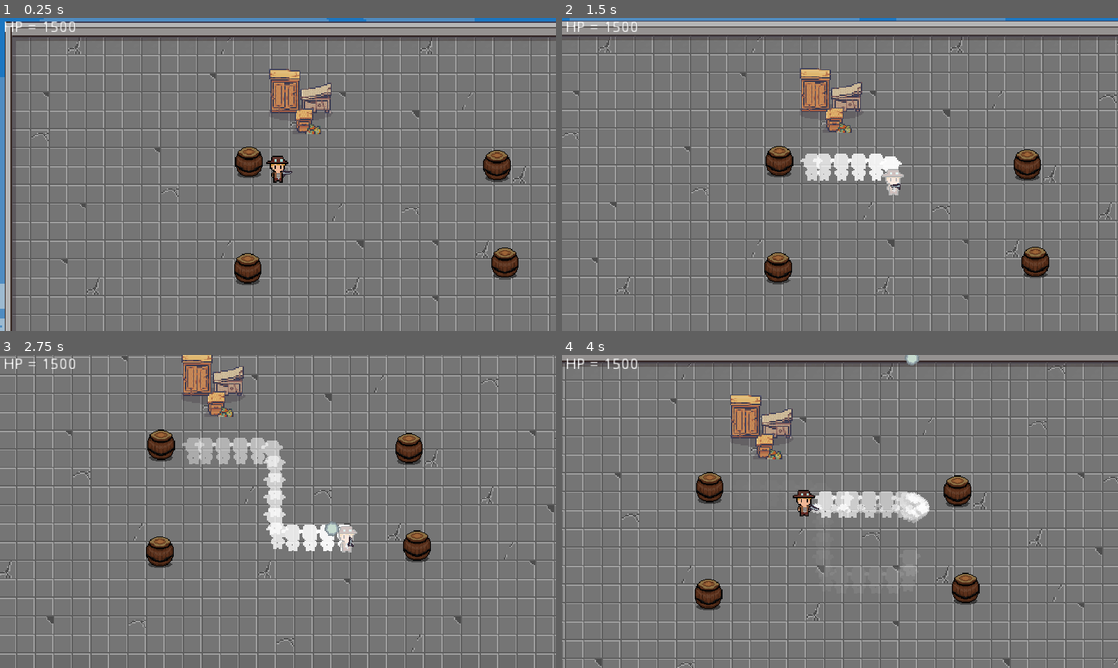
Above: before the commit, frames 1-4 (two rows, left to right).
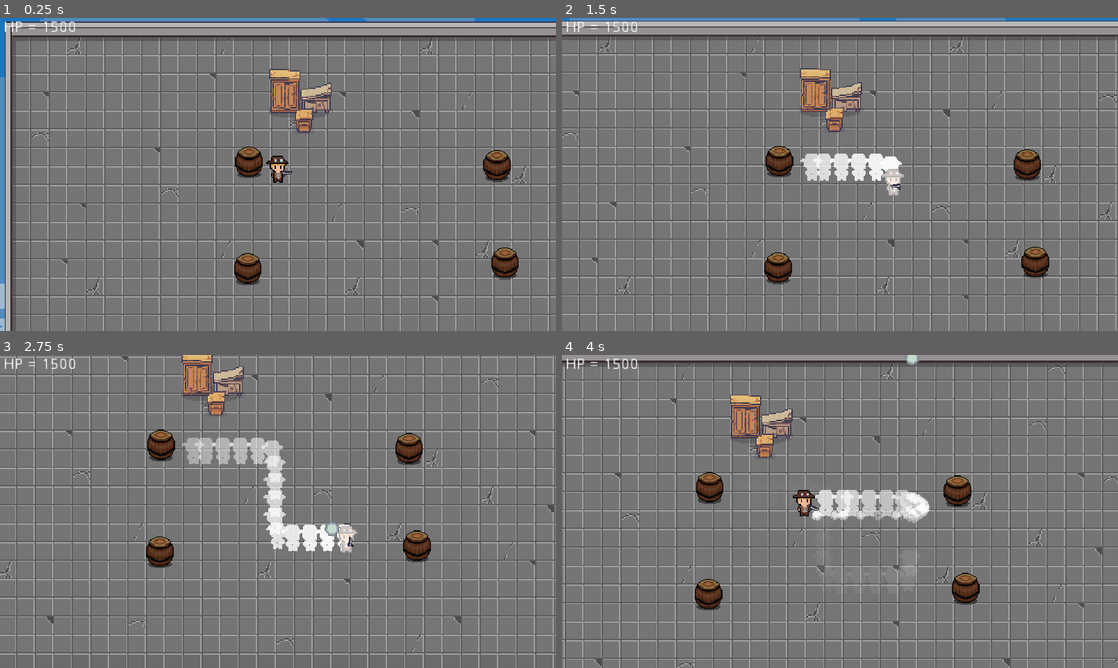
Above: after the commit, the same moments.

Repository: WAIWAI-PARTY/Life-after-people
Game: Godot game, scene res://World.tscn
The game is run twice, just before and just after one commit, with the same random seed, the same clock (stepped at 60 frames per second) and the same inputs.
Inputs (mouse positions are in pixels of both pictures, inside the frame that each line leads up to):
- Up to frame 1 (0.25 s): no input
- Up to frame 2 (1.5 s): tap Enter at 0.5 s; move the mouse to (962, 158) at 0.52 s; hold D (ui_right) 0.53-1.28 s; tap Shift (bullet_time) at 0.6 s; move the mouse to (728, 190) at 1.27 s; hold S (ui_down) from 1.28 s (still down); tap Space (dash) at 1.35 s
- Up to frame 3 (2.75 s): move the mouse to (333, 442) at 2.02 s; release S (ui_down) at 2.03 s; press the mouse at (333, 442) at 2.03 s; hold D (ui_right) from 2.03 s (still down)
- Up to frame 4 (4 s): move the mouse to (812, 574) at 2.77 s; release D (ui_right) at 2.78 s; release the mouse at (812, 574) at 2.78 s; hold W (ui_up) 2.78-3.53 s; tap Shift (bullet_time) at 2.85 s; move the mouse to (1006, 558) at 3.52 s; hold A (ui_left) from 3.53 s (still down); tap Space (dash) at 3.6 s

The runs differ from the first frame. In frame 1, less than 0.1% of the frame differs, in the area x 48-60%, y 28-38%; in frame 2, less than 0.1%; in frame 3, less than 0.1%; in frame 4, 0.6%, in the area x 30-64%, y 24-53%.

Commit message:
fix position

Diff:
--- a/Dash.gd
+++ b/Dash.gd
@@ -35,7 +35,7 @@
 	var ghost: Sprite = ghost_scene.instance()
 	get_parent().get_parent().add_child(ghost)
 
-	ghost.global_position = Vector2(global_position.x+1, global_position.y-4)
+	ghost.global_position = Vector2(global_position.x+1, global_position.y-5)
 	ghost.texture = sprite.texture
 	ghost.vframes = sprite.vframes
 	ghost.hframes = sprite.hframes
--- a/Player/Dash.tscn
+++ b/Player/Dash.tscn
@@ -63,6 +63,7 @@
 
 [node name="DustTrail" type="Particles2D" parent="."]
 material = SubResource( 1 )
+position = Vector2( 0, 6 )
 emitting = false
 lifetime = 1.2
 one_shot = true
Binary file changed: imports/Furnitures.png
